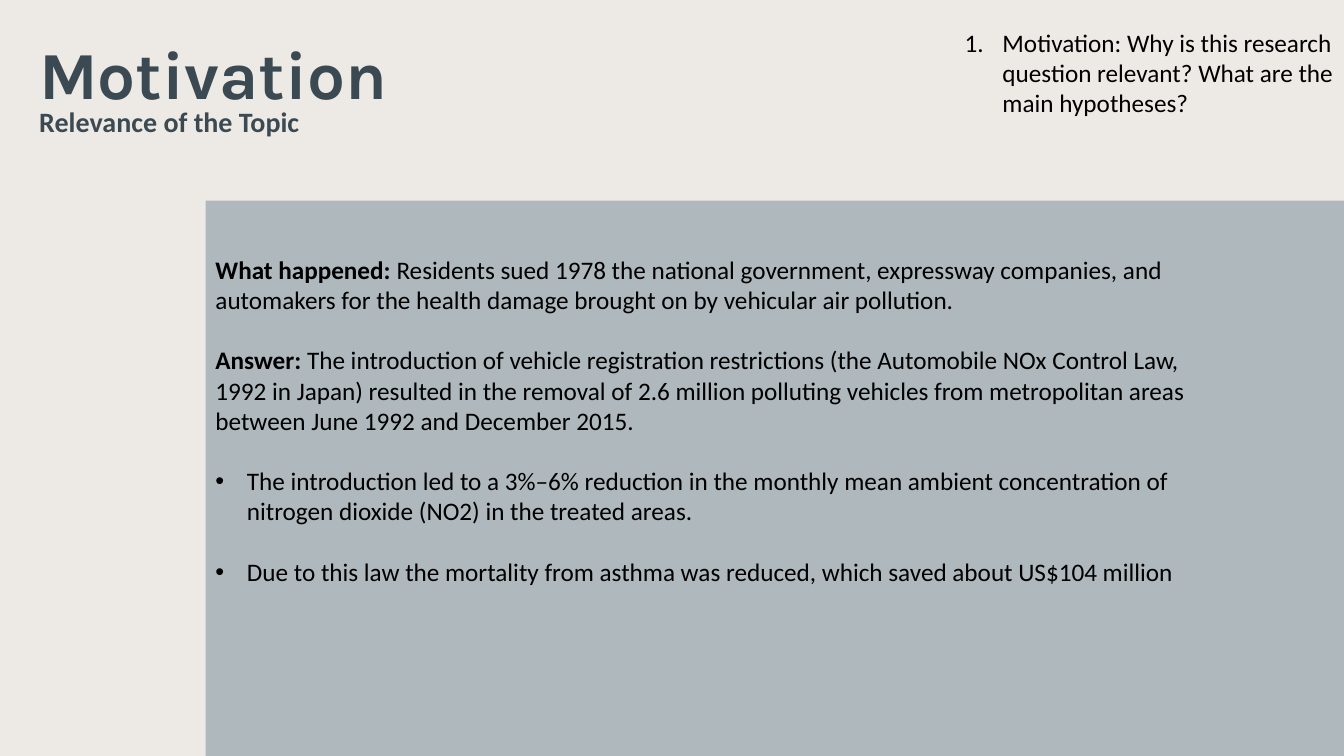
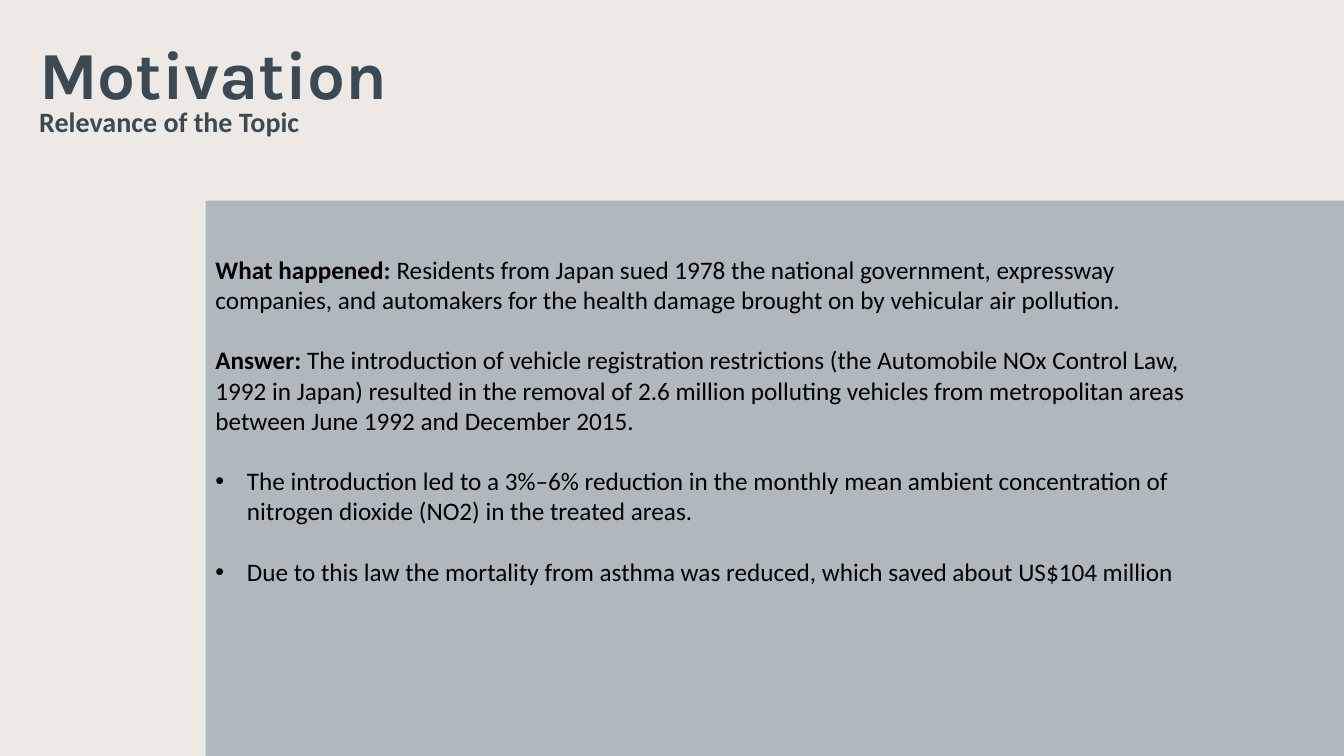
Before and after one commit to lemonhead94/urban_air_quality_jp, a slide deck: slide 3 of Studer_Koch_Urban_air_quality.pptx. Drawn at 1344x756 pixels with LibreOffice and Linux fonts; fonts in the diff are those of the drawing. Boxes give left, top, right and bottom in pixels: in the first picture for what was removed or moved away, otherwise in the second. Text is boxed around its words. In the diff, an @@ line names an element or a change of style, - is before the commit and + after.

```diff
--- a/Studer_Koch_Urban_air_quality.pptx
+++ b/Studer_Koch_Urban_air_quality.pptx
@@ text removed at [1002,34,1333,116] @@
-1. Motivation: Why is this research question relevant? What are the main hypotheses?
@@ text at [215,261,1120,314]: text changed @@
-What happened: Residents sued 1978 the national government, expressway companies, and automakers for the health damage brought on by vehicular air pollution.
+What happened: Residents from Japan sued 1978 the national government, expressway companies, and automakers for the health damage brought on by vehicular air pollution.
```
Also in this commit, not shown: 9 other slides changed, 1 slide added, 2 other files.
